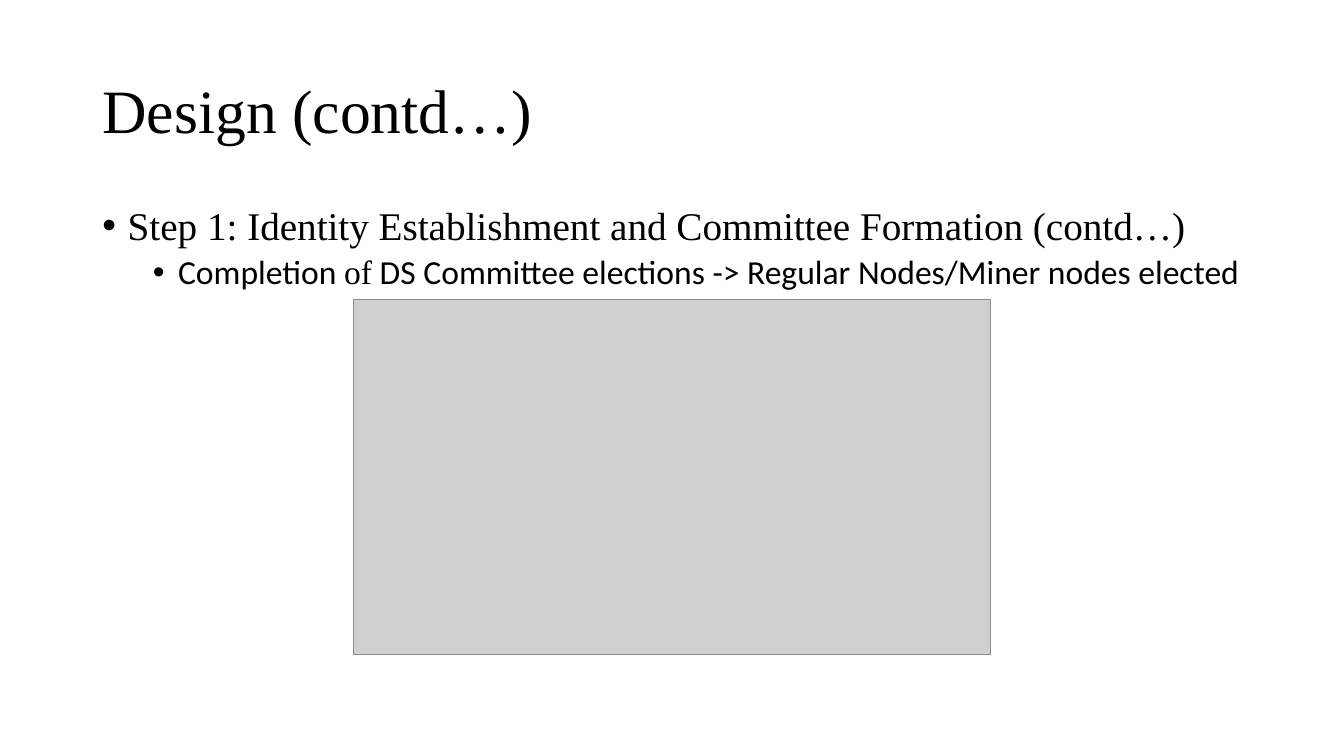
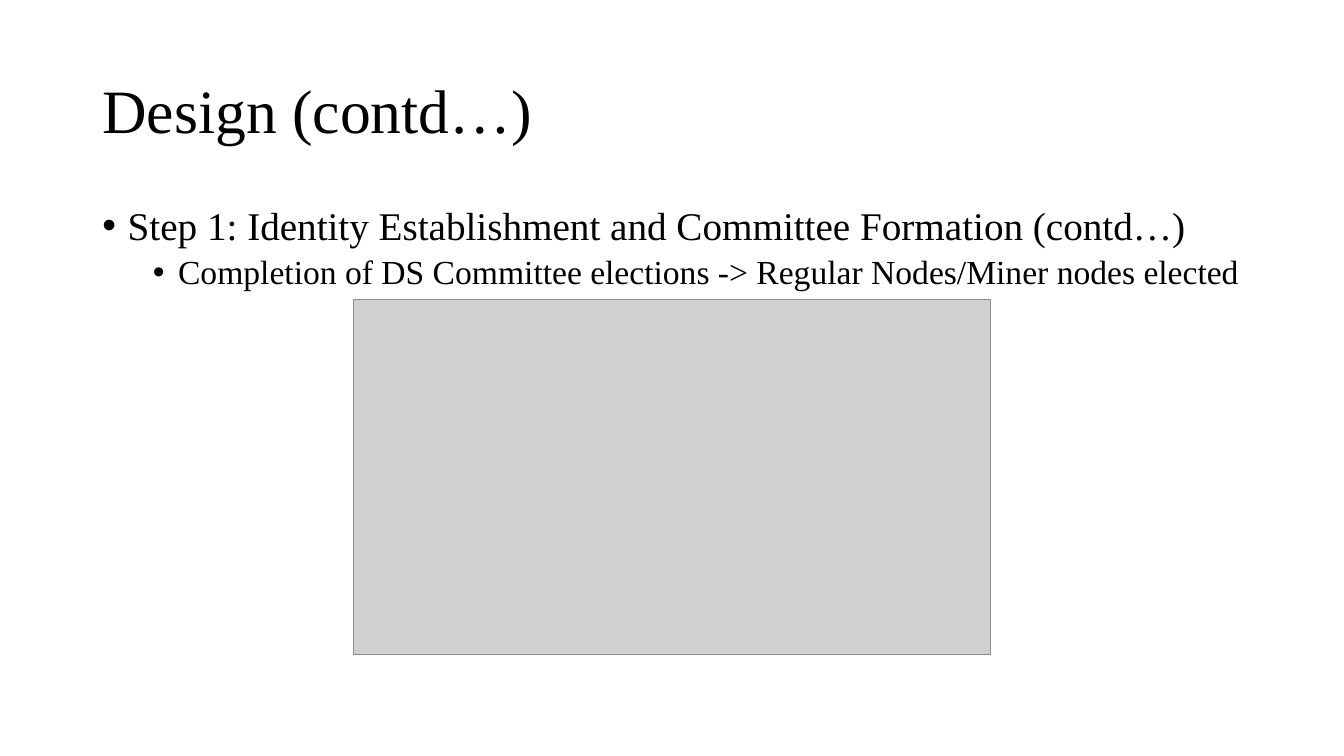
Before and after one commit to Tsajan/2018FallSemPOSTECH, a slide deck: slide 10 of CSED601 Dependable Computing/Sharding.pptx. Drawn at 1344x756 pixels with LibreOffice and Linux fonts; fonts in the diff are those of the drawing; grey boxes stand for pictures. Boxes give left, top, right and bottom in pixels: in the first picture for what was removed or moved away, otherwise in the second. Text is boxed around its words. In the diff, an @@ line names an element or a change of style, - is before the commit and + after.

```diff
--- a/CSED601 Dependable Computing/Sharding.pptx
+++ b/CSED601 Dependable Computing/Sharding.pptx
@@ text at (178, 260, 1239, 291): font Calibri to Times New Roman in "Completion DS Committee elections -> Regular Nodes/Miner ..." @@
```
Also in this commit, not shown: 10 other slides changed, 6 slides added, 2 other files.
